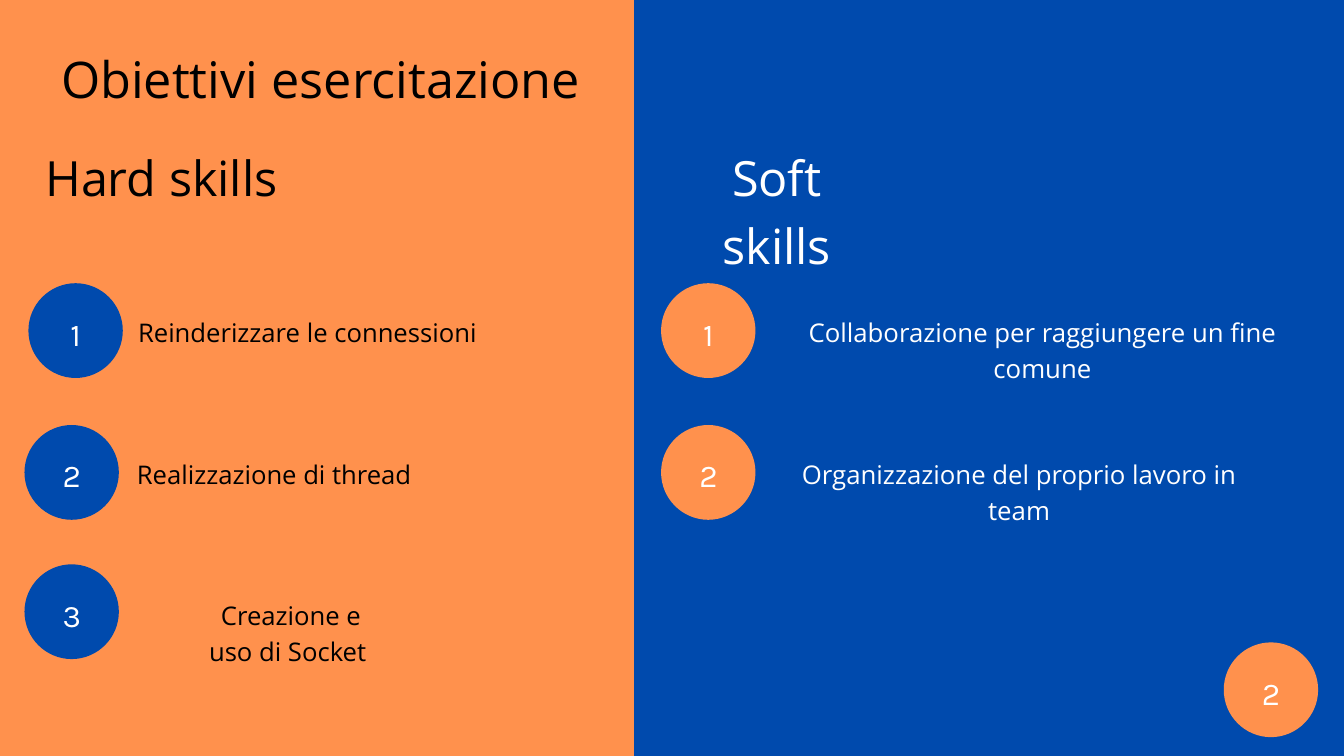
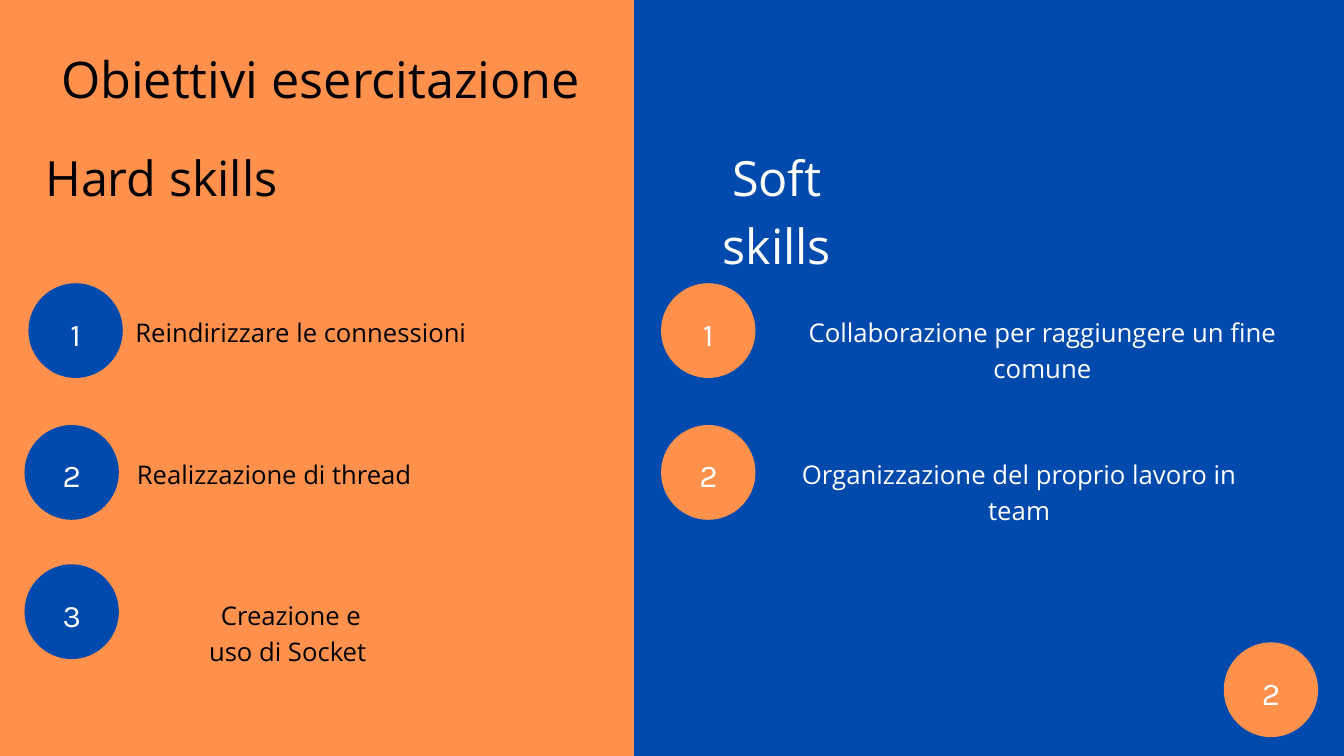
Before and after one commit to ilcors-dev/gruppo-reti, a slide deck: slide 2 of esercitazione_1/documents/Esercitazione 1.pptx. Drawn at 1344x756 pixels with LibreOffice and Linux fonts; fonts in the diff are those of the drawing. Boxes give left, top, right and bottom in pixels: in the first picture for what was removed or moved away, otherwise in the second. Text is boxed around its words. In the diff, an @@ line names an element or a change of style, - is before the commit and + after.

```diff
--- a/esercitazione_1/documents/Esercitazione 1.pptx
+++ b/esercitazione_1/documents/Esercitazione 1.pptx
@@ text at bbox=[135, 322, 466, 343]: text changed @@
-Reinderizzare le connessioni
+Reindirizzare le connessioni
```
Also in this commit, not shown: 6 other slides changed, 2 slides added, 1 other file.
